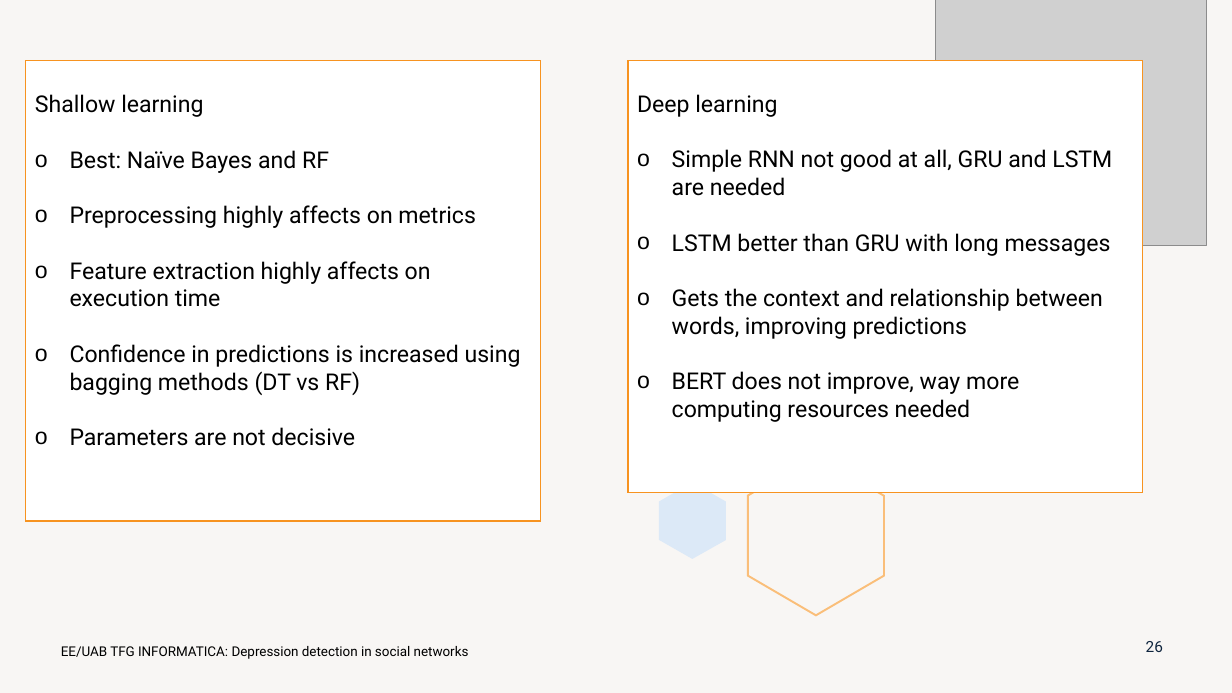
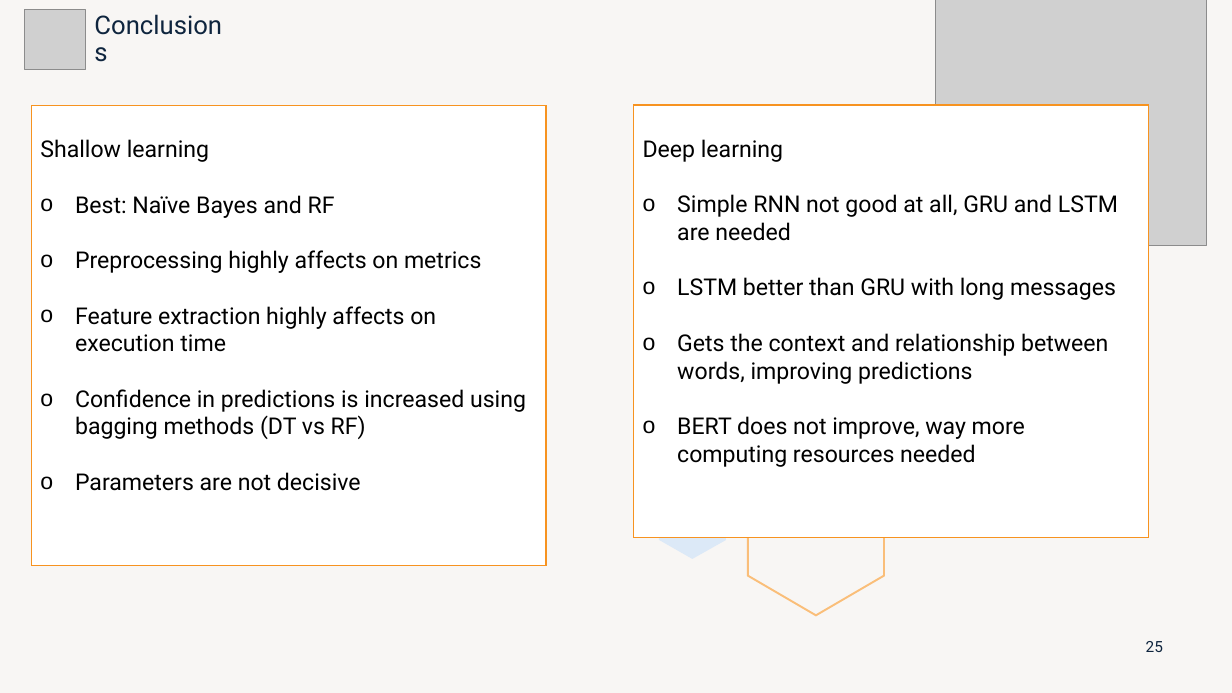
Before and after one commit to marti1999/TFG, a slide deck: slide 25 of informes/entrega final/presentation.pptx (slide 26 before the commit). Drawn at 1232x693 pixels with LibreOffice and Linux fonts; fonts in the diff are those of the drawing; grey boxes stand for pictures. Boxes give left, top, right and bottom in pixels: in the first picture for what was removed or moved away, otherwise in the second. Text is boxed around its words. In the diff, an @@ line names an element or a change of style, - is before the commit and + after.

```diff
--- a/informes/entrega final/presentation.pptx
+++ b/informes/entrega final/presentation.pptx
@@ picture added at [25, 9, 85, 70] @@
@@ text added at [85, 18, 234, 62], 20 pt, text #0F253E @@
+Conclusions
@@ rectangle "Shallow learning": place and size @@
-rectangle "Shallow learning" at [26, 61, 541, 521]
+rectangle "Shallow learning" at [31, 105, 546, 566]
@@ rectangle "Deep learning": place and size @@
-rectangle "Deep learning" at [628, 60, 1143, 493]
+rectangle "Deep learning" at [634, 105, 1149, 538]
@@ text removed at [61, 646, 469, 659] @@
-EE/UAB TFG INFORMATICA: Depression detection in social networks
@@ page number at [1146, 641, 1163, 652]: text changed @@
-26
+25
```
Also in this commit, not shown: 13 other slides changed, 11 slides added, 11 slides removed, 1 other file.
